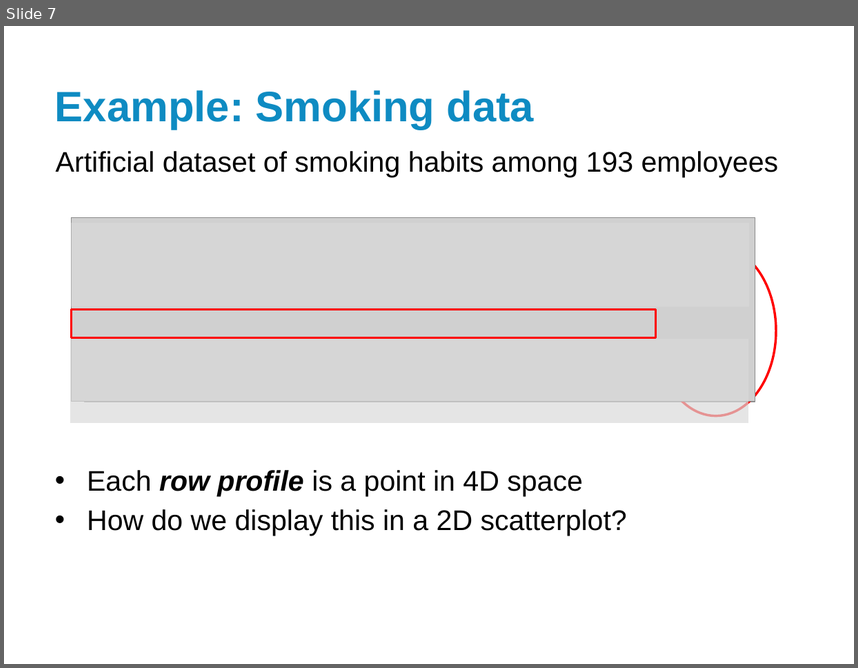
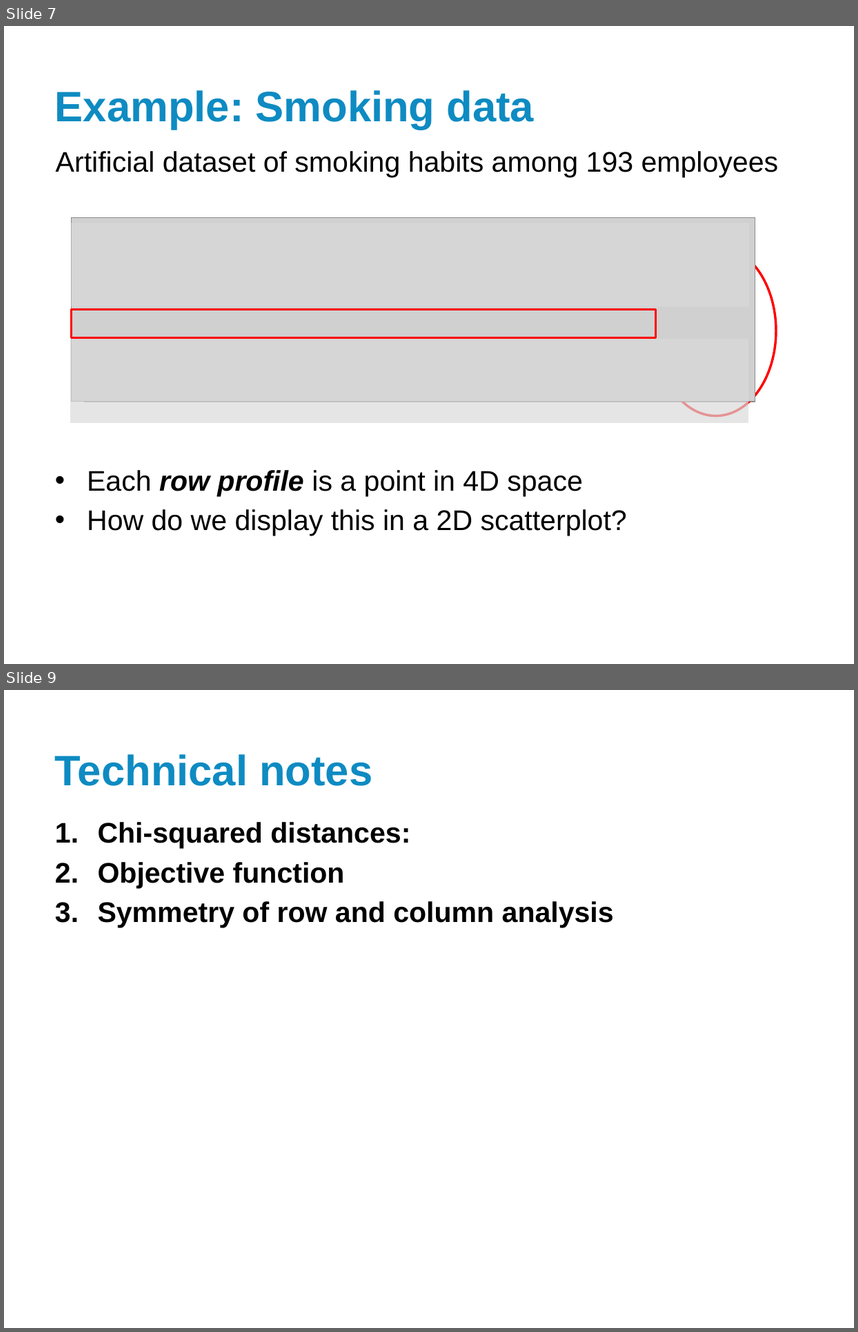
Before and after one commit to nayefahmad/2017.09.21-Exploring-correspondence-analysis, a slide deck: results/2017-09-22_Correspondence-analysis-for-nursing-unit-similarity.pptx. Shown one above the other, each under a label of ours: slide 7 before the commit, slides 7 and 9 after it; the slides between them are not shown. The pictures are 858x668 and 858x1332 pixels, drawn with LibreOffice and Linux fonts; fonts in the diff are those of the drawing; grey boxes stand for pictures; background and template pictures are left out. Boxes give left, top, right and bottom in pixels: in the first picture for what was removed or moved away, otherwise in the second. Text is boxed around its words. In the diff, an @@ line names an element or a change of style, - is before the commit and + after.

```diff
--- a/results/2017-09-22_Correspondence-analysis-for-nursing-unit-similarity.pptx
+++ b/results/2017-09-22_Correspondence-analysis-for-nursing-unit-similarity.pptx
@@ slide 9 added at box(4, 690, 854, 1328), background #FFFFFF @@
@@ title added at box(55, 754, 372, 786), 36 pt, text #0E8BC2, bold @@
+Technical notes
@@ text added at box(98, 822, 614, 928), 24 pt, text #000000, bold @@
+1. Chi-squared distances:
+2. Objective function
+3. Symmetry of row and column analysis
```
Also in this commit, not shown: 2 other slides added, 3 slides removed.
